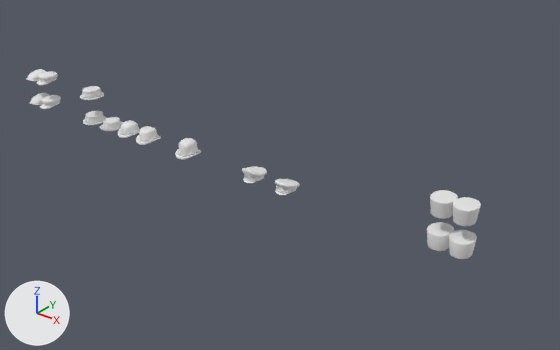
What one commit did to the Blender file Attires/Attires_Hats/Attires_Hats_ALL.blend.
One viewpoint serves both versions: a 50 mm lens placed at (5.13, -5.15, 3.32), pointed at (0.83, 0.23, -0.01). The lights are fixed; the arrows at lower left show +X, +Y and +Z.

The older version as bpy lines, for what is in view:
```python
ob_armyofficercap = bpy.data.objects.new('ArmyOfficerCap', me_armyofficercap)
ob_armyofficercap.location = (1.1, 0.0, 0.0)
ob_boaterhat_highpoly = bpy.data.objects.new('BoaterHat_HIGHPOLY', me_boaterhat_highpoly)
ob_boaterhat_highpoly.location = (-1.7, 0.0, 0.3)
ob_flatcap_highpoly = bpy.data.objects.new('FlatCap_HIGHPOLY', me_flatcap_highpoly)
ob_flatcap_highpoly.location = (-2.7, 0.0, 0.3)
ob_peasantcap_highpoly = bpy.data.objects.new('PeasantCap_HIGHPOLY', me_peasantcap_highpoly)
ob_peasantcap_highpoly.location = (-2.5, 0.0, 0.3)
ob_priestkamilavka = bpy.data.objects.new('PriestKamilavka', me_priestkamilavka)
ob_priestkamilavka.location = (2.7, 0.0, 0.0)
ob_priestkamilavka_highpoly = bpy.data.objects.new('PriestKamilavka_HIGHPOLY', me_priestkamilavka_highpoly)
ob_priestkamilavka_highpoly.location = (2.7, 0.0, 0.3)
ob_priestklobuk = bpy.data.objects.new('PriestKlobuk', me_priestklobuk)
ob_priestklobuk.location = (2.9, 0.0, 0.0)
ob_priestklobuk_highpoly = bpy.data.objects.new('PriestKlobuk_HIGHPOLY', me_priestklobuk_highpoly)
ob_priestklobuk_highpoly.location = (2.9, 0.0, 0.3)
```
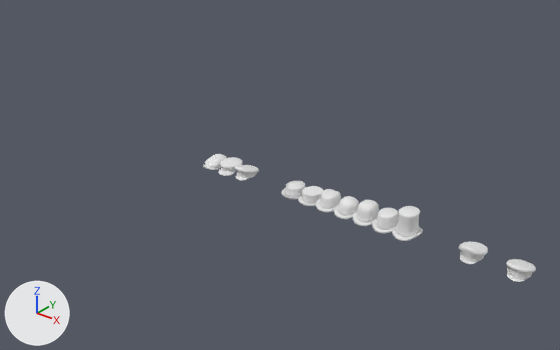
Changed parts and their boxes [x1, y1, x2, y2] in the pictures (560 x 350 px):
'BowlerTall', moved
    before: [175, 138, 201, 160]
    after: [353, 200, 379, 226]
'PoliceCap', moved
    before: [242, 166, 267, 183]
    after: [459, 242, 488, 264]
'ArmyOfficerCap', moved
    before: [275, 179, 300, 195]
    after: [506, 259, 536, 282]
'Attire_Hat_HatTopTall', added
    after: [392, 206, 423, 241]
'Homburg', moved
    before: [136, 126, 161, 145]
    after: [316, 189, 341, 212]
'BowlerSmall', moved
    before: [118, 120, 140, 138]
    after: [334, 196, 359, 219]
'PriestKlobuk_HIGHPOLY', deleted
    before: [453, 197, 481, 226]
'PriestKlobuk', deleted
    before: [449, 230, 477, 259]
'PriestKamilavka_HIGHPOLY', deleted
    before: [430, 190, 458, 219]
'PriestKamilavka', deleted
    before: [427, 222, 454, 251]
'BoaterHat', moved
    before: [83, 111, 106, 125]
    after: [298, 186, 323, 206]
'PorkPie', moved
    before: [100, 117, 123, 131]
    after: [281, 181, 306, 199]
'PeasantCap', moved
    before: [40, 95, 61, 109]
    after: [219, 157, 243, 176]
'Attire_Hat_HatTopSmall', added
    after: [372, 208, 398, 233]
'FlatCap', moved
    before: [29, 93, 50, 105]
    after: [204, 154, 227, 170]
'Attire_Hat_CapWorker', added
    after: [235, 165, 259, 181]
'BoaterHat_HIGHPOLY', hidden
    before: [80, 86, 104, 100]
'PeasantCap_HIGHPOLY', deleted
    before: [37, 71, 58, 85]
'FlatCap_HIGHPOLY', hidden
    before: [26, 69, 46, 81]

The change, as a list of edits to the scene's bpy script:
```text
Change ob_boaterhat_highpoly:
    ob_boaterhat_highpoly.location: (-1.7, 0.0, 0.3) -> (1.4, 0.0, 0.0)
    add ob_boaterhat_highpoly.hide_set(True)  # its collection is switched off
Change ob_flatcap_highpoly:
    ob_flatcap_highpoly.location: (-2.7, 0.0, 0.3) -> (0.2, 0.0, 0.0)
    add ob_flatcap_highpoly.hide_set(True)  # its collection is switched off
Remove ob_peasantcap_highpoly:
    ob_peasantcap_highpoly = bpy.data.objects.new('PeasantCap_HIGHPOLY', me_peasantcap_highpoly)
Remove ob_priestkamilavka_highpoly:
    ob_priestkamilavka_highpoly = bpy.data.objects.new('PriestKamilavka_HIGHPOLY', me_priestkamilavka_highpoly)
Remove ob_priestklobuk_highpoly:
    ob_priestklobuk_highpoly = bpy.data.objects.new('PriestKlobuk_HIGHPOLY', me_priestklobuk_highpoly)
Change ob_armyofficercap:
    ob_armyofficercap.location: (1.1, 0.0, 0.0) -> (3.4, 0.0, 0.0)
Change ob_boaterhat:
    ob_boaterhat.location: (-1.7, 0.0, 0.0) -> (1.4, 0.0, 0.0)
Change ob_bowlersmall:
    ob_bowlersmall.location: (-1.1, 0.0, 0.0) -> (1.8, 0.0, 0.0)
Change ob_bowlertall:
    ob_bowlertall.location: (-0.2, 0.0, 0.0) -> (2.0, 0.0, 0.0)
Change ob_flatcap:
    ob_flatcap.location: (-2.7, 0.0, 0.0) -> (0.2, 0.0, 0.0)
Change ob_homburg:
    ob_homburg.location: (-0.8, 0.0, 0.0) -> (1.6, 0.0, 0.0)
Change ob_peasantcap:
    ob_peasantcap.location: (-2.5, 0.0, 0.0) -> (0.4, 0.0, 0.0)
Change ob_policecap:
    ob_policecap.location: (0.7, 0.0, 0.0) -> (3.0, 0.0, 0.0)
Change ob_porkpie:
    ob_porkpie.location: (-1.4, 0.0, 0.0) -> (1.2, 0.0, 0.0)
Remove ob_priestkamilavka:
    ob_priestkamilavka = bpy.data.objects.new('PriestKamilavka', me_priestkamilavka)
Remove ob_priestklobuk:
    ob_priestklobuk = bpy.data.objects.new('PriestKlobuk', me_priestklobuk)
Add ob_attire_hat_hattoptall:
    ob_attire_hat_hattoptall = bpy.data.objects.new('Attire_Hat_HatTopTall', me_attire_hat_hattoptall)  # 466 vertices, 512 faces; spans x -0.119..0.119, y -0.14..0.14, z 0.0..0.216
    ob_attire_hat_hattoptall.location = (2.4, 0.0, 0.0)
Add ob_attire_hat_hattopsmall:
    ob_attire_hat_hattopsmall = bpy.data.objects.new('Attire_Hat_HatTopSmall', me_attire_hat_hattopsmall)  # 402 vertices, 448 faces; spans x -0.119..0.119, y -0.14..0.14, z 0.0..0.137
    ob_attire_hat_hattopsmall.location = (2.2, 0.0, 0.0)
Add ob_attire_hat_capworker:
    ob_attire_hat_capworker = bpy.data.objects.new('Attire_Hat_CapWorker', me_attire_hat_capworker)  # 247 vertices, 262 faces; spans x 0.0..0.108, y -0.128..0.122, z 0.0..0.119; modifiers MIRROR
    ob_attire_hat_capworker.location = (0.6, 0.0, 0.0)
```
